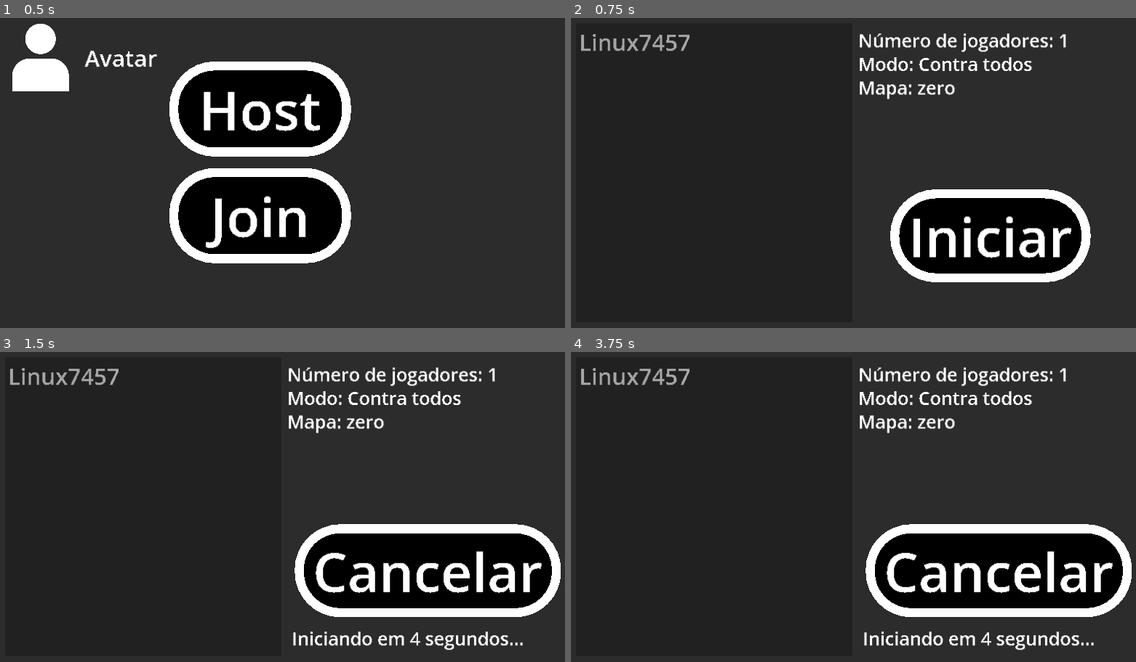
Above: before the commit, frames 1-4 (two rows, left to right).
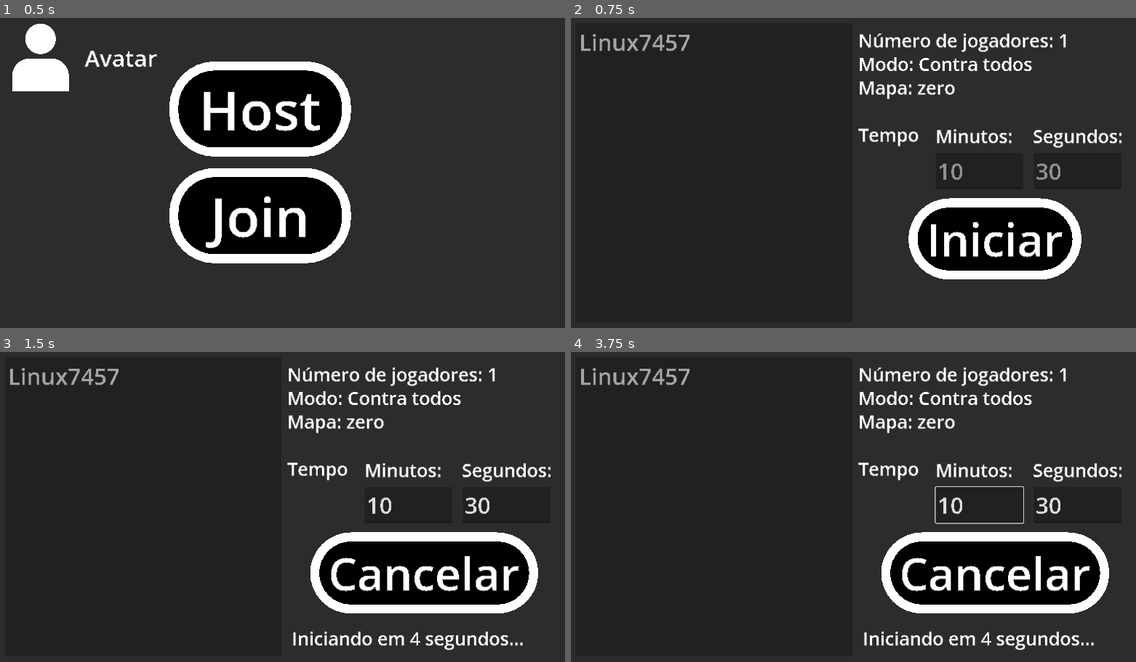
Above: after the commit, the same moments.

Repository: ruanv0/shots_circles
Game: Godot game, scene res://hub.tscn
Two runs of this game, one before a commit and one after it. Both use one fixed random seed, a clock stepped at 60 frames per second and the inputs below.
Inputs (mouse positions are in pixels of both pictures, inside the frame that each line leads up to):
- Up to frame 1 (0.5 s): no input
- Up to frame 2 (0.75 s): click "Host" at 0.5 s
- Up to frame 3 (1.5 s): click "Iniciar" at 1.25 s
- Up to frame 4 (3.75 s): click "Cancelar" at 2 s; click "Iniciar" at 2.75 s; tap Enter at 3.5 s; move the mouse to (983, 488) at 3.52 s; click (983, 488) at 3.67 s

Frame 1 is identical in both runs. In frame 2, 6.6% of the frame differs, in the area x 50-98%, y 35-86%; in frame 3, 8.5%; in frame 4, 8.6%, in the area x 50-100%, y 35-86%.

Commit message:
26.5.2024.3

Diff:
--- a/character.gd
+++ b/character.gd
@@ -26,6 +26,7 @@
   $camera.visible = is_multiplayer_authority()
   $joystick_andar.visible = is_multiplayer_authority()
   $joystick_atirar.visible = is_multiplayer_authority()
+  $tempo.visible = is_multiplayer_authority()
 
 
 func _enter_tree():
@@ -83,6 +84,18 @@
 # Called every frame. 'delta' is the elapsed time since the previous frame.
 func _physics_process(delta):
   if is_multiplayer_authority():
+    var tempo = floori($"../game_timer".time_left)
+    if $tempo.text != str(tempo):
+      if floori(tempo / 60.0) >= 10:
+        if tempo % 60 >= 10:
+          $tempo.text = "Tempo: " + str(floori(tempo / 60.0)) + ":" + str(tempo % 60)
+        elif tempo % 60 < 10:
+          $tempo.text = "Tempo: " + str(floori(tempo / 60.0)) + ":0" + str(tempo % 60)
+      elif floori(tempo / 60.0) < 10:
+        if tempo % 60 >= 10:
+          $tempo.text = "Tempo: 0" + str(floori(tempo / 60.0)) + ":" + str(tempo % 60)
+        elif tempo % 60 < 10:
+          $tempo.text = "Tempo: 0" + str(floori(tempo / 60.0)) + ":0" + str(tempo % 60)
     andar(delta)
     # Mover com a variável velocity
     move_and_slide()
@@ -120,7 +133,7 @@
       $joystick_atirar.visible = 0
       $joystick_andar.position = Vector2(-220, 694)
       $joystick_andar.scale = Vector2(1.4, 1.4)
-    $CollisionShape2D.set_deferred("disabled", 1)
+    $collision_shape.set_deferred("disabled", 1)
     $circulo.visible = 0
     $arma.visible = 0
     $saude.visible = 0
@@ -135,9 +148,43 @@
       break
 
 
+@rpc("call_local", "any_peer")
+func terminar():
+  $collision_shape.set_deferred("disabled", 1)
+  if is_multiplayer_authority():
+    $players_list.visible = 1
+    $kills_list.visible = 1
+    $players_list.clear()
+    $kills_list.clear()
+    $"../".sort_kills()
+    for i in $"../".kills:
+      $players_list.add_item(i[0])
+      $kills_list.add_item(str(i[1]))
+    $fundo.visible = 1
+    $camera.zoom = Vector2(0.5, 0.5)
+    $joystick_atirar.visible = 0
+    $joystick_andar.position = Vector2(-220, 694)
+    $joystick_andar.scale = Vector2(1.4, 1.4)
+    $terminando.visible = 1
+    $terminando/finish_timer.start()
+    $tempo.visible = 0
+
+
 func _on_timer_0_timeout():
   # O $timer0 é o tempo entre as adições de saúde
   # O $timer1 é o tempo após um tiro que tardaria as adições de saúde
   if $timer1.is_stopped() and $saude.value < $saude.max_value:
     $saude.value += 1
   $timer0.start()
+
+
+@rpc("call_local", "any_peer")
+func terminar_():
+  $"../../multiplayer_menu".visible = 1
+  $"..".queue_free()
+
+
+func _on_finish_timer_timeout():
+  # O host tem id 1
+  if multiplayer.get_unique_id() == 1:
+    terminar_.rpc()
--- a/character.tscn
+++ b/character.tscn
@@ -38,7 +38,7 @@
   $\"../saude\".value = $\"../saude\".max_value
   $\"../saude\".visible = 1
   $\"../name\".visible = 1
-  $\"../CollisionShape2D\".set_deferred(\"disabled\", 0)
+  $\"../collision_shape\".set_deferred(\"disabled\", 0)
   if is_multiplayer_authority():
     $\"../camera\".zoom = Vector2(1, 1)
     $\"../joystick_atirar\".visible = 1
@@ -82,7 +82,7 @@
 [node name="camera" type="Camera2D" parent="."]
 position = Vector2(640, 360)
 
-[node name="CollisionShape2D" type="CollisionShape2D" parent="."]
+[node name="collision_shape" type="CollisionShape2D" parent="."]
 position = Vector2(640, 360)
 shape = SubResource("CircleShape2D_hidji")
 
@@ -190,5 +190,28 @@
 wait_time = 3.0
 one_shot = true
 
+[node name="tempo" type="Label" parent="."]
+visible = false
+offset_left = 200.0
+offset_right = 303.0
+offset_bottom = 55.0
+theme_override_colors/font_color = Color(1, 1, 1, 1)
+theme_override_font_sizes/font_size = 40
+text = "10:30"
+
+[node name="terminando" type="Label" parent="."]
+visible = false
+offset_left = 90.0
+offset_top = 740.0
+offset_right = 1079.0
+offset_bottom = 877.0
+theme_override_font_sizes/font_size = 100
+text = "Terminando o jogo..."
+
+[node name="finish_timer" type="Timer" parent="terminando"]
+wait_time = 5.0
+one_shot = true
+
 [connection signal="timeout" from="timer0" to="." method="_on_timer_0_timeout"]
 [connection signal="timeout" from="renascer/timer" to="renascer" method="_on_timer_timeout"]
+[connection signal="timeout" from="terminando/finish_timer" to="." method="_on_finish_timer_timeout"]
--- a/multiplayer_menu.gd
+++ b/multiplayer_menu.gd
@@ -5,6 +5,7 @@
 var connected_peer_ids = []
 var peer_colors = []
 var peer_names = []
+var tempo = 630
 
 
 func _ready():
@@ -21,10 +22,13 @@
         add_myself.rpc_id(new_peer_id, new_peer_id)
     )
     $iniciar.visible = 1
+    $tempo_host.visible = 1
   elif not host:
     var peer = ENetMultiplayerPeer.new()
     peer.create_client("127.0.0.1", 54822)
     multiplayer.multiplayer_peer = peer
+    $tempo_client.visible = 1
+    $tempo_client.text = "Tempo:" + str(floori(tempo / 60.0)) + ":" + str(tempo % 60)
 
 
 func add_player(id: int, color: int, user_name_: String):
@@ -72,6 +76,10 @@
 @rpc("call_local")
 func carregar():
   add_sibling(load("res://zero.tscn").instantiate())
+  $"../zero/game_timer".start(tempo)
+  $iniciando.visible = 0
+  $cancelar.visible = 0
+  $iniciar.visible = 1
 
 
 @rpc("call_local")
@@ -86,7 +94,27 @@
   $timer.stop()
 
 
+func time_text():
+  var text_0 = $tempo_host/minutes_edit.text
+  var text_1 = $tempo_host/seconds_edit.text
+  for i in text_0:
+    if i not in "0123456789":
+      text_0 = text_0.replace(i, "")
+  if len(text_0) == 0:
+    text_0 = $tempo_host/minutes_edit.placeholder_text
+  for i in text_1:
+    if i not in "0123456789":
+      text_1 = text_1.replace(i, "")
+  if len(text_1) == 0:
+    text_1 = $tempo_host/seconds_edit.placeholder_text # O padrão é 630 segundos
+  tempo = int(text_0) * 60 + int(text_1)
+  $tempo_host/minutes_edit.text = str(floori(tempo / 60.0))
+  $tempo_host/seconds_edit.text = str(tempo % 60)
+  update_time.rpc(tempo)
+
+
 func _on_iniciar_pressed():
+  time_text()
   iniciar.rpc()
   $iniciar.visible = 0
   $cancelar.visible = 1
@@ -98,5 +126,30 @@
   $cancelar.visible = 0
 
 
+@rpc("call_remote")
+# É importante uma chamada local para que ao clicar
+# o botão 'Iniciar' todos os jogadores estejam atualizados
+func update_time(time: int):
+  tempo = time
+  if floori(tempo / 60.0) >= 10:
+    if tempo % 60 >= 10:
+      $tempo_client.text = "Tempo: " + str(floori(tempo / 60.0)) + ":" + str(tempo % 60)
+    elif tempo % 60 < 10:
+      $tempo_client.text = "Tempo: " + str(floori(tempo / 60.0)) + ":0" + str(tempo % 60)
+  elif floori(tempo / 60.0) < 10:
+    if tempo % 60 >= 10:
+      $tempo_client.text = "Tempo: 0" + str(floori(tempo / 60.0)) + ":" + str(tempo % 60)
+    elif tempo % 60 < 10:
+      $tempo_client.text = "Tempo: 0" + str(floori(tempo / 60.0)) + ":0" + str(tempo % 60)
+
+
 func _on_timer_timeout():
   carregar()
+
+
+func _on_minutes_edit_text_submitted(_new_text):
+  time_text()
+
+
+func _on_seconds_edit_text_submitted(_new_text):
+  time_text()
--- a/multiplayer_menu.tscn
+++ b/multiplayer_menu.tscn
@@ -69,17 +69,17 @@
 [node name="iniciar" type="Button" parent="."]
 visible = false
 layout_mode = 0
-offset_left = 740.0
-offset_top = 400.0
-offset_right = 1140.0
-offset_bottom = 605.0
+offset_left = 780.0
+offset_top = 420.0
+offset_right = 1121.0
+offset_bottom = 597.0
 theme_override_colors/font_color = Color(1, 1, 1, 1)
 theme_override_colors/font_pressed_color = Color(1, 1, 1, 1)
 theme_override_colors/font_hover_color = Color(1, 1, 1, 1)
 theme_override_colors/font_focus_color = Color(1, 1, 1, 1)
 theme_override_colors/font_hover_pressed_color = Color(1, 1, 1, 1)
 theme_override_colors/font_outline_color = Color(1, 1, 1, 1)
-theme_override_font_sizes/font_size = 120
+theme_override_font_sizes/font_size = 100
 theme_override_styles/normal = SubResource("StyleBoxFlat_o084w")
 theme_override_styles/hover = SubResource("StyleBoxFlat_620en")
 theme_override_styles/pressed = SubResource("StyleBoxFlat_3iv6q")
@@ -99,17 +99,17 @@
 [node name="cancelar" type="Button" parent="."]
 visible = false
 layout_mode = 0
-offset_left = 686.0
-offset_top = 402.0
-offset_right = 1231.0
-offset_bottom = 607.0
+offset_left = 720.0
+offset_top = 420.0
+offset_right = 1181.0
+offset_bottom = 597.0
 theme_override_colors/font_color = Color(1, 1, 1, 1)
 theme_override_colors/font_pressed_color = Color(1, 1, 1, 1)
 theme_override_colors/font_hover_color = Color(1, 1, 1, 1)
 theme_override_colors/font_focus_color = Color(1, 1, 1, 1)
 theme_override_colors/font_hover_pressed_color = Color(1, 1, 1, 1)
 theme_override_colors/font_outline_color = Color(1, 1, 1, 1)
-theme_override_font_sizes/font_size = 120
+theme_override_font_sizes/font_size = 100
 theme_override_styles/normal = SubResource("StyleBoxFlat_o084w")
 theme_override_styles/hover = SubResource("StyleBoxFlat_620en")
 theme_override_styles/pressed = SubResource("StyleBoxFlat_3iv6q")
@@ -138,6 +138,66 @@
 theme_override_font_sizes/font_size = 40
 text = "Modo: Contra todos"
 
+[node name="tempo_host" type="Label" parent="."]
+visible = false
+layout_mode = 0
+offset_left = 650.0
+offset_top = 252.0
+offset_right = 783.0
+offset_bottom = 307.0
+theme_override_font_sizes/font_size = 40
+text = "Tempo"
+
+[node name="minutos" type="Label" parent="tempo_host"]
+layout_mode = 0
+offset_left = 170.0
+offset_top = 3.0
+offset_right = 338.0
+offset_bottom = 58.0
+theme_override_font_sizes/font_size = 40
+text = "Minutos:"
+
+[node name="minutes_edit" type="LineEdit" parent="tempo_host"]
+layout_mode = 0
+offset_left = 170.0
+offset_top = 68.0
+offset_right = 362.0
+offset_bottom = 145.0
+theme_override_font_sizes/font_size = 50
+placeholder_text = "10"
+max_length = 2
+
+[node name="segundos" type="Label" parent="tempo_host"]
+layout_mode = 0
+offset_left = 384.0
+offset_top = 3.0
+offset_right = 580.0
+offset_bottom = 58.0
+theme_override_font_sizes/font_size = 40
+text = "Segundos:"
+
+[node name="seconds_edit" type="LineEdit" parent="tempo_host"]
+layout_mode = 0
+offset_left = 386.0
+offset_top = 68.0
+offset_right = 578.0
+offset_bottom = 145.0
+theme_override_font_sizes/font_size = 50
+placeholder_text = "30"
+max_length = 2
+
+[node name="tempo_client" type="Label" parent="."]
+visible = false
+layout_mode = 0
+offset_left = 650.0
+offset_top = 196.0
+offset_right = 804.0
+offset_bottom = 251.0
+theme_override_font_sizes/font_size = 40
+text = "Tempo: "
+
 [connection signal="pressed" from="iniciar" to="." method="_on_iniciar_pressed"]
 [connection signal="pressed" from="cancelar" to="." method="_on_cancelar_pressed"]
 [connection signal="timeout" from="timer" to="." method="_on_timer_timeout"]
+[connection signal="text_submitted" from="tempo_host/minutes_edit" to="." method="_on_minutes_edit_text_submitted"]
+[connection signal="text_submitted" from="tempo_host/seconds_edit" to="." method="_on_seconds_edit_text_submitted"]
--- a/project.godot
+++ b/project.godot
@@ -25,6 +25,10 @@
 window/size/viewport_height=720
 window/stretch/mode="canvas_items"
 
+[filesystem]
+
+import/blender/enabled=false
+
 [gui]
 
 theme/default_font_antialiasing=0
--- a/zero.tscn
+++ b/zero.tscn
@@ -205,6 +205,12 @@
 
 func _on_timer_31_timeout():
   spawnpoints_used[31] = false
+
+
+func _on_game_timer_timeout():
+  for i in get_children():
+    if i is CharacterBody2D:
+      i.terminar()
 "
 
 [node name="zero" type="Node2D"]
@@ -343,6 +349,10 @@
 
 [node name="timer31" type="Timer" parent="spawnpoints"]
 wait_time = 2.0
+one_shot = true
+
+[node name="game_timer" type="Timer" parent="."]
+wait_time = 360.0
 one_shot = true
 
 [connection signal="timeout" from="spawnpoints/timer0" to="." method="_on_timer_0_timeout"]
@@ -377,3 +387,4 @@
 [connection signal="timeout" from="spawnpoints/timer29" to="." method="_on_timer_29_timeout"]
 [connection signal="timeout" from="spawnpoints/timer30" to="." method="_on_timer_30_timeout"]
 [connection signal="timeout" from="spawnpoints/timer31" to="." method="_on_timer_31_timeout"]
+[connection signal="timeout" from="game_timer" to="." method="_on_game_timer_timeout"]
